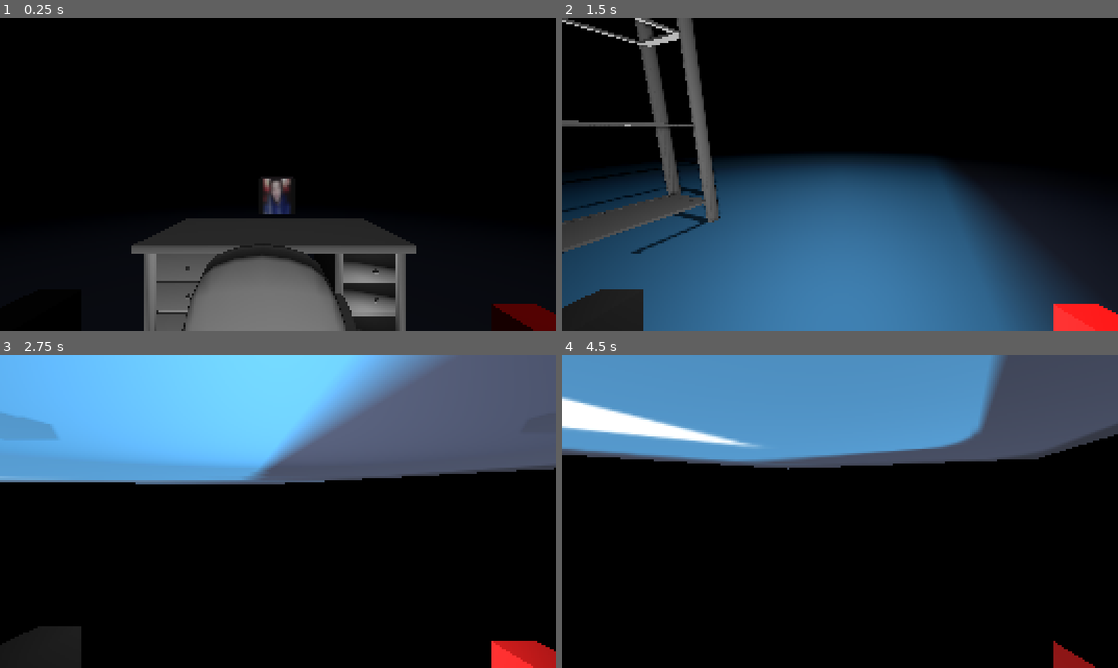
Above: before the commit, frames 1-4 (two rows, left to right).
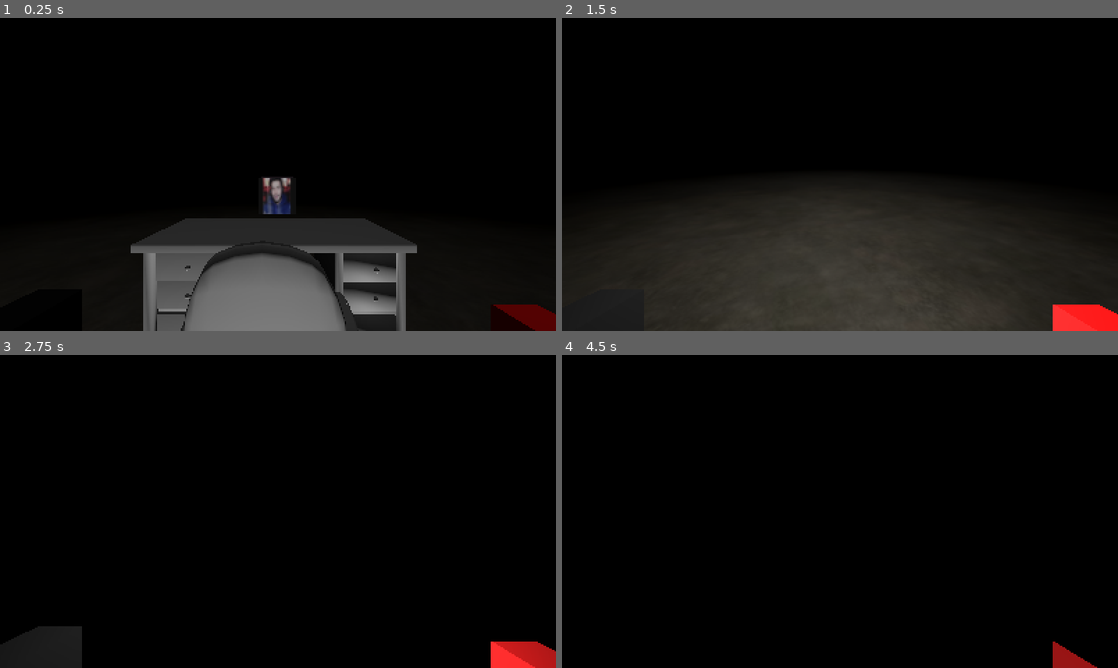
Above: after the commit, the same moments.

Repository: BlaineLockard/cabin-in-the-woods
Game: Godot game, scene res://Main.tscn
The game is run twice, just before and just after one commit, with the same random seed, the same clock (stepped at 60 frames per second) and the same inputs. The project has no main scene, so this scene is started directly. The engine's default icon, where the game draws it, is replaced by a stand-in: a white triangle on a blue panel in a dark square.
Inputs (mouse positions are in pixels of both pictures, inside the frame that each line leads up to):
- Up to frame 1 (0.25 s): no input
- Up to frame 2 (1.5 s): tap Enter at 0.5 s; move the mouse to (962, 158) at 0.52 s; hold D (right) 0.53-1.28 s; tap F (light) at 0.6 s; click (962, 158) at 0.67 s; tap Space (jump) at 0.77 s; move the mouse to (812, 174) at 1.27 s; hold W (up) from 1.28 s (still down); tap V (noclip) at 1.35 s
- Up to frame 3 (2.75 s): keep holding W (up); tap Space (jump) at 1.52 s; move the mouse to (289, 505) at 2.02 s; hold Shift (sprint) from 2.03 s (still down)
- Up to frame 4 (4.5 s): keep holding W (up); move the mouse to (834, 517) at 2.77 s; release Shift (sprint) at 2.78 s; tap F (light) at 2.85 s; click (834, 517) at 2.92 s; tap Space (jump) at 3.02, 3.77 s; move the mouse to (878, 514) at 3.52 s; tap V (noclip) at 3.6 s; move the mouse to (795, 508) at 4.27 s; tap Shift (sprint) at 4.35 s

The runs differ from the first frame. In frame 1, 0.9% of the frame differs, in the area x 23-100%, y 51-100%; in frame 2, 46%, in the area x 0-100%, y 0-100%; in frame 3, 40%; in frame 4, 34%.

Commit message:
Added floor
Please copy the floor if you need more floor, do not scale it up.

Diff:
--- a/Main.tscn
+++ b/Main.tscn
@@ -1,10 +1,10 @@
 [gd_scene format=3 uid="uid://dccw1vduwxhko"]
 
 [ext_resource type="PackedScene" uid="uid://cb76138h5aq4m" path="res://scenes/Player.tscn" id="1_glv2v"]
-[ext_resource type="Texture2D" uid="uid://yhmq6odv1bwr" path="res://assets/textures/icon.svg" id="1_uu6xs"]
 [ext_resource type="ArrayMesh" uid="uid://qsov8wi283ok" path="res://assets/models/Desk.obj" id="2_r0du0"]
 [ext_resource type="ArrayMesh" uid="uid://c51xda44jo4uv" path="res://assets/models/Office chair.obj" id="4_cm0pq"]
 [ext_resource type="ArrayMesh" uid="uid://b1h53gl2biodn" path="res://assets/models/eb_metal_shelf_01.obj" id="5_fos0i"]
+[ext_resource type="PackedScene" uid="uid://bny2asev8e1x3" path="res://floor.tscn" id="5_lgr22"]
 [ext_resource type="Script" uid="uid://bw2oskknreyof" path="res://temp files/example_enemy_that_reacts_to_gun.gd" id="6_lgr22"]
 [ext_resource type="Texture2D" uid="uid://c3sp7aalg5gd8" path="res://temp files/chesnuts.jpg" id="7_trn2v"]
 
@@ -13,12 +13,9 @@
 background_energy_multiplier = 4.9
 
 [sub_resource type="NavigationMesh" id="NavigationMesh_adpiu"]
-vertices = PackedVector3Array(-0.023361206, 0.45, 3.7954712, -0.023361206, 0.45, 0.2954712, -0.5233612, 0.45, 0.2954712, -4.273361, 0.45, 3.7954712, -1.7733612, 0.45, -1.2045288, -2.2733612, 0.45, 139.04547, -4.273361, 0.45, 7.045471, -4.773361, 0.45, 6.545471, -171.77336, 0.45, -26.204529, -171.77336, 0.45, 139.04547, -4.773361, 0.45, 4.295471, -1.7733612, 0.45, -2.9545288, -1.2733612, 0.45, -3.4545288, 0.2266388, 0.45, -3.4545288, 0.2266388, 0.45, -26.204529, -2.2733612, 0.45, 7.045471, 0.7266388, 0.45, 0.2954712, 3.2266388, 0.45, 3.7954712, 3.7266388, 0.45, 6.545471, 3.2266388, 0.45, 7.045471, 1.2266388, 0.45, 139.04547, 158.72664, 0.45, 139.04547, 158.72664, 0.45, -26.204529, 3.7266388, 0.45, 4.295471, 2.2266388, 0.45, -1.2045288, 2.2266388, 0.45, -2.9545288, 1.7266388, 0.45, -3.4545288, 1.2266388, 0.45, 7.045471)
-polygons = [PackedInt32Array(2, 1, 0), PackedInt32Array(2, 0, 4), PackedInt32Array(4, 0, 3), PackedInt32Array(6, 5, 7), PackedInt32Array(7, 5, 9), PackedInt32Array(7, 9, 8), PackedInt32Array(3, 10, 4), PackedInt32Array(4, 10, 11), PackedInt32Array(8, 10, 7), PackedInt32Array(14, 13, 12), PackedInt32Array(14, 12, 11), PackedInt32Array(11, 10, 14), PackedInt32Array(14, 10, 8), PackedInt32Array(6, 15, 5), PackedInt32Array(1, 16, 0), PackedInt32Array(0, 16, 17), PackedInt32Array(19, 18, 20), PackedInt32Array(20, 18, 21), PackedInt32Array(21, 18, 22), PackedInt32Array(17, 16, 23), PackedInt32Array(23, 16, 24), PackedInt32Array(18, 23, 22), PackedInt32Array(23, 24, 25), PackedInt32Array(26, 13, 14), PackedInt32Array(25, 26, 14), PackedInt32Array(25, 14, 23), PackedInt32Array(23, 14, 22), PackedInt32Array(20, 27, 19), PackedInt32Array(15, 27, 5), PackedInt32Array(5, 27, 20)]
+vertices = PackedVector3Array(0.25, 0.5375297, 3.8736267, 0.25, 0.5375297, 0.3736267, -1.75, 0.5375297, -1.1263733, -4.25, 0.5375297, 3.8736267, -49.25, 0.5375297, 5.3736267, -1.75, 0.5375297, -2.8763733, 0.25, 0.5375297, -49.376373, -49.25, 0.5375297, -49.376373, -4.75, 0.5375297, 5.3736267, -1.25, 0.5375297, -3.3763733, 0.25, 0.5375297, -3.3763733, 1.75, 0.5375297, -3.3763733, 2.25, 0.5375297, -2.1263733, 49.25, 0.5375297, -2.1263733, 49.25, 0.5375297, -49.376373, 3.25, 0.5375297, 3.8736267, 2.25, 0.5375297, -1.1263733, 3.75, 0.5375297, 5.3736267, 49.25, 0.5375297, 5.3736267, -2.25, 0.5375297, 49.373627, -2.25, 0.5375297, 6.8736267, -4.25, 0.5375297, 6.8736267, -49.25, 0.5375297, 49.373627, 3.25, 0.5375297, 6.8736267, 1.25, 0.5375297, 6.8736267, 1.25, 0.5375297, 49.373627, 49.25, 0.5375297, 49.373627)
+polygons = [PackedInt32Array(1, 0, 2), PackedInt32Array(2, 0, 3), PackedInt32Array(3, 4, 5), PackedInt32Array(5, 4, 6), PackedInt32Array(6, 4, 7), PackedInt32Array(5, 2, 3), PackedInt32Array(3, 8, 4), PackedInt32Array(6, 10, 9), PackedInt32Array(6, 9, 5), PackedInt32Array(11, 10, 6), PackedInt32Array(11, 6, 12), PackedInt32Array(12, 6, 13), PackedInt32Array(13, 6, 14), PackedInt32Array(0, 1, 15), PackedInt32Array(15, 1, 16), PackedInt32Array(16, 12, 15), PackedInt32Array(15, 12, 17), PackedInt32Array(17, 12, 18), PackedInt32Array(18, 12, 13), PackedInt32Array(21, 20, 19), PackedInt32Array(21, 19, 8), PackedInt32Array(8, 19, 4), PackedInt32Array(4, 19, 22), PackedInt32Array(25, 24, 23), PackedInt32Array(23, 17, 25), PackedInt32Array(25, 17, 18), PackedInt32Array(25, 18, 26), PackedInt32Array(20, 24, 19), PackedInt32Array(19, 24, 25)]
 agent_radius = 0.7
-
-[sub_resource type="StandardMaterial3D" id="StandardMaterial3D_uu6xs"]
-albedo_texture = ExtResource("1_uu6xs")
 
 [sub_resource type="BoxShape3D" id="BoxShape3D_ucjdu"]
 size = Vector3(104.17432, 81.090324, 37.249474)
@@ -53,12 +50,6 @@
 [node name="NavRegion" type="NavigationRegion3D" parent="." unique_id=712139461]
 navigation_mesh = SubResource("NavigationMesh_adpiu")
 
-[node name="floor" type="CSGBox3D" parent="NavRegion" unique_id=1072340961]
-transform = Transform3D(1, 0, 0, 0, 1, 0, 0, 0, 1, -6.493511, 0, 56.440155)
-material_override = SubResource("StandardMaterial3D_uu6xs")
-use_collision = true
-size = Vector3(332.0597, 0.1, 166.78937)
-
 [node name="OfficeChair" type="MeshInstance3D" parent="NavRegion" unique_id=1698471665]
 transform = Transform3D(-0.001605421, 0, 1.2863618e-05, 0, 0.0014409574, 0, -1.5468908e-05, 0, -0.0013350344, 0.16671395, 0.051852614, -1.0402112)
 mesh = ExtResource("4_cm0pq")
@@ -91,6 +82,8 @@
 transform = Transform3D(0.99992114, 0, 3.3527613e-08, 0, 1.958926, 0, -1.0346994e-06, 0, 0.99991816, 0.50643635, 83.1457, 19.948578)
 shape = SubResource("BoxShape3D_ucjdu")
 
+[node name="Floor" parent="NavRegion" unique_id=811895826 instance=ExtResource("5_lgr22")]
+
 [node name="Example enemy that reacts to gun" type="Node3D" parent="." unique_id=811180664 groups=["enemies"]]
 transform = Transform3D(1, 0, 0, 0, -4.371139e-08, -1, 0, 1, -4.371139e-08, 0.17768764, 1.0745363, -5.921221)
 script = ExtResource("6_lgr22")
--- /dev/null
+++ b/floor.tscn
@@ -0,0 +1,30 @@
+[gd_scene format=3 uid="uid://bny2asev8e1x3"]
+
+[ext_resource type="Texture2D" uid="uid://cwoipi1skwei6" path="res://assets/textures/floor/Concrete.jpg" id="1_cgngl"]
+[ext_resource type="Texture2D" uid="uid://djohf6wi08nsl" path="res://assets/textures/floor/Concrete_n.jpg" id="2_wd3ws"]
+
+[sub_resource type="PhysicsMaterial" id="PhysicsMaterial_p51ki"]
+
+[sub_resource type="StandardMaterial3D" id="StandardMaterial3D_v70fy"]
+albedo_texture = ExtResource("1_cgngl")
+normal_enabled = true
+normal_texture = ExtResource("2_wd3ws")
+uv1_scale = Vector3(25, 25, 25)
+
+[sub_resource type="QuadMesh" id="QuadMesh_qn07e"]
+material = SubResource("StandardMaterial3D_v70fy")
+size = Vector2(100, 100)
+
+[sub_resource type="BoxShape3D" id="BoxShape3D_dgmes"]
+size = Vector3(100, 0.001, 100)
+
+[node name="Floor" type="StaticBody3D" unique_id=811895826]
+physics_material_override = SubResource("PhysicsMaterial_p51ki")
+
+[node name="mesh" type="MeshInstance3D" parent="." unique_id=53430475]
+transform = Transform3D(1, 0, 0, 0, -4.371139e-08, 1, 0, -1, -4.371139e-08, 0.096613884, 0.037531853, 0.035250187)
+mesh = SubResource("QuadMesh_qn07e")
+
+[node name="collisionShape" type="CollisionShape3D" parent="." unique_id=870393989]
+transform = Transform3D(1, 0, 0, 0, 1, 0, 0, 0, 1, 0, 0.041614264, -0.12637329)
+shape = SubResource("BoxShape3D_dgmes")
--- a/project.godot
+++ b/project.godot
@@ -16,8 +16,8 @@
 
 [display]
 
-window/size/viewport_width=2400
-window/size/viewport_height=1350
+window/size/viewport_width=1600
+window/size/viewport_height=900
 window/stretch/mode="canvas_items"
 window/stretch/aspect="expand"
 
Binary file added: assets/textures/floor/Concrete.jpg
Not shown, added: assets/textures/floor/Concrete.jpg.import
Binary file added: assets/textures/floor/Concrete_n.jpg
Not shown, added: assets/textures/floor/Concrete_n.jpg.import
